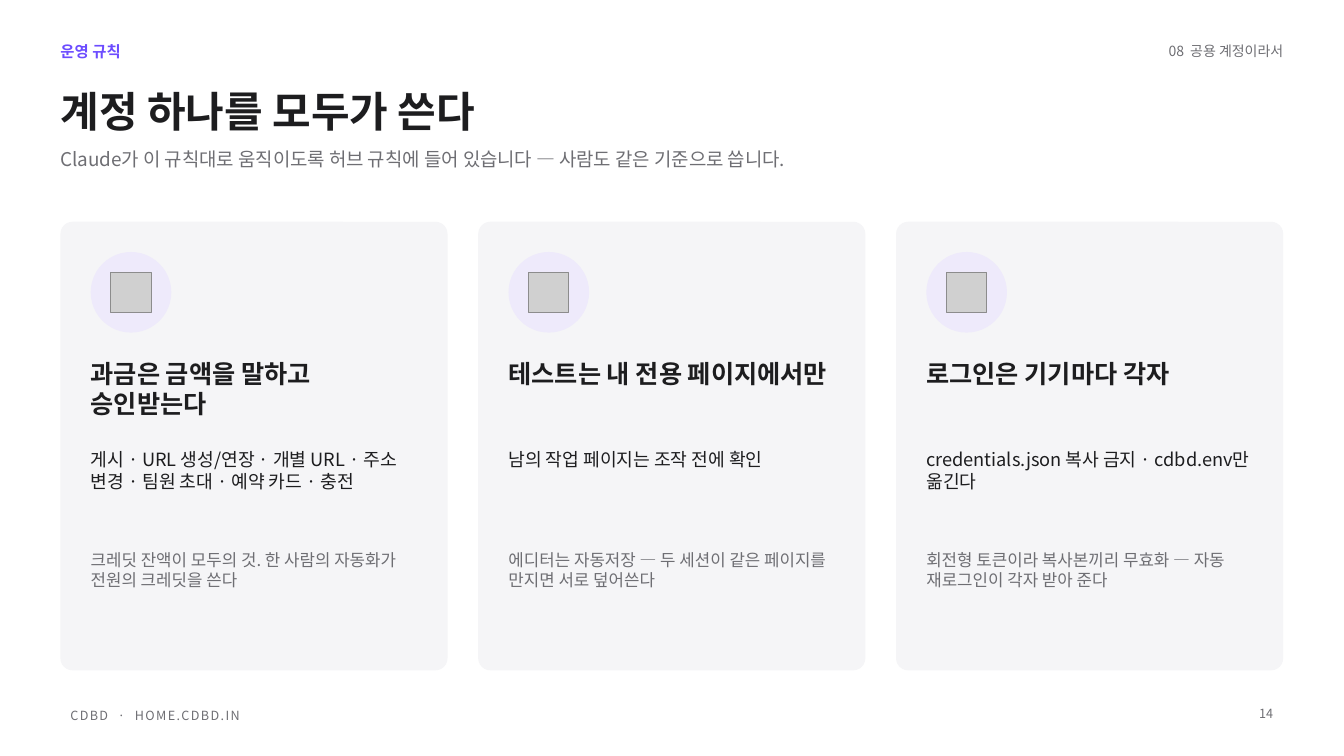
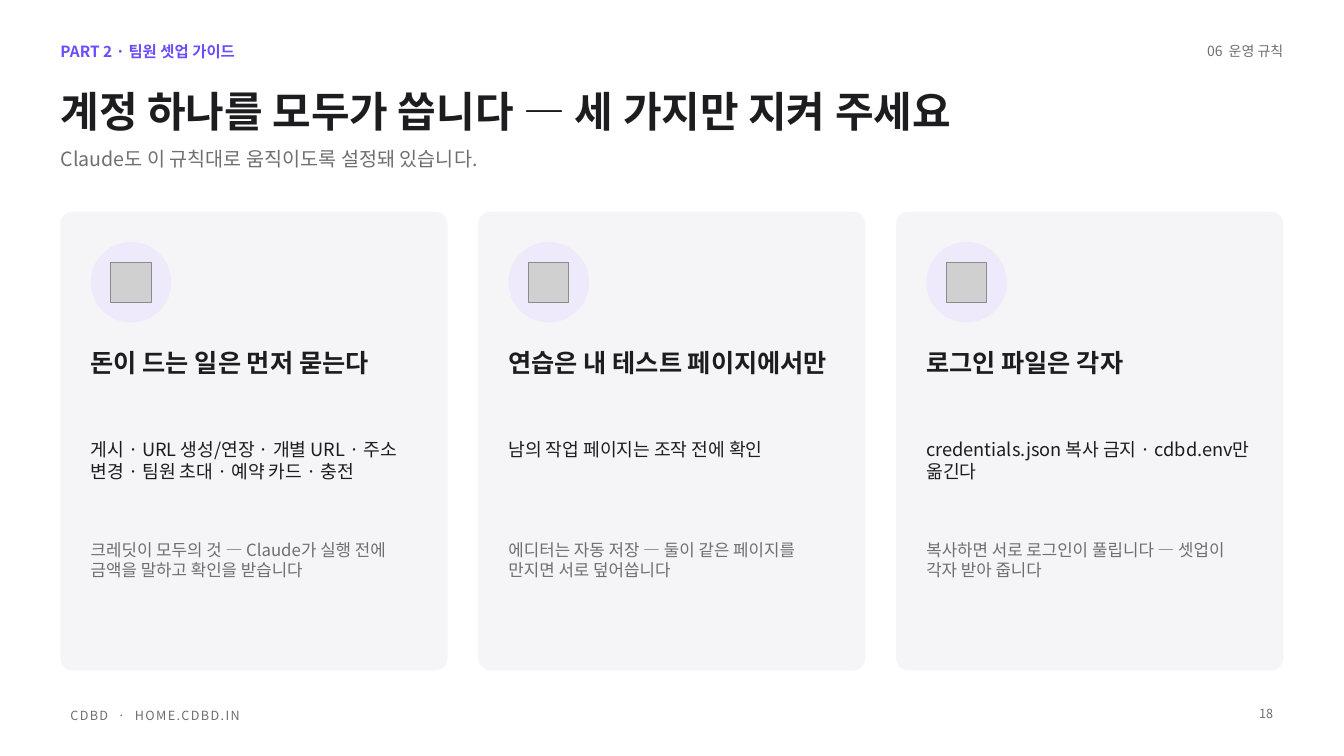
Before and after one commit to CdBd-in/design, a slide deck: slide 18 of _기능별 경로 가이드 — 결과 보고 발표 (2026-10-02).pptx (slide 14 before the commit). Drawn at 1344x756 pixels with LibreOffice and Linux fonts; fonts in the diff are those of the drawing; grey boxes stand for pictures. Boxes give left, top, right and bottom in pixels: in the first picture for what was removed or moved away, otherwise in the second. Text is boxed around its words. In the diff, an @@ line names an element or a change of style, - is before the commit and + after.

```diff
--- a/_기능별 경로 가이드 — 결과 보고 발표 (2026-10-02).pptx
+++ b/_기능별 경로 가이드 — 결과 보고 발표 (2026-10-02).pptx
@@ text added at [60, 44, 235, 59], 11 pt, text #6C4CFF, bold @@
+PART 2 · 팀원 셋업 가이드
@@ text removed at [1169, 44, 1283, 57] @@
-08 공용 계정이라서
@@ text at [1207, 44, 1284, 57]: text changed; size 11 to 10 pt; text colour #6C4CFF to #6E6E73; bold off @@
-운영 규칙
+06 운영 규칙
@@ title at [60, 91, 951, 131]: text changed @@
-계정 하나를 모두가 쓴다
+계정 하나를 모두가 씁니다 — 세 가지만 지켜 주세요
@@ text at [60, 149, 478, 168]: text changed; size 13.5 to 14 pt @@
-Claude가 이 규칙대로 움직이도록 허브 규칙에 들어 있습니다 — 사람도 같은 기준으로 씁니다.
+Claude도 이 규칙대로 움직이도록 설정돼 있습니다.
@@ rounded rectangle: place and size @@
-rounded rectangle at [60, 222, 448, 670]
+rounded rectangle at [60, 212, 448, 670]
@@ rounded rectangle: place and size @@
-rounded rectangle at [479, 222, 866, 670]
+rounded rectangle at [479, 212, 866, 670]
@@ rounded rectangle: place and size @@
-rounded rectangle at [896, 222, 1284, 670]
+rounded rectangle at [896, 212, 1284, 670]
@@ 3 pictures, 3 ellipses: place and size @@
-3 pictures, 3 ellipses at [91, 252, 1007, 333]
+3 pictures, 3 ellipses at [91, 242, 1007, 323]
@@ text at [91, 351, 369, 375]: text changed @@
-과금은 금액을 말하고 승인받는다
+돈이 드는 일은 먼저 묻는다
@@ text at [508, 351, 827, 375]: text changed @@
-테스트는 내 전용 페이지에서만
+연습은 내 테스트 페이지에서만
@@ text at [926, 351, 1123, 375]: text changed @@
-로그인은 기기마다 각자
+로그인 파일은 각자
@@ text "게시 · URL 생성/연장 · ...": place and size @@
-text "게시 · URL 생성/연장 · ..." at [91, 451, 396, 490]
+text "게시 · URL 생성/연장 · ..." at [91, 441, 396, 480]
@@ text "남의 작업 페이지는 조작 전에 ...": place and size @@
-text "남의 작업 페이지는 조작 전에 ..." at [508, 451, 762, 468]
+text "남의 작업 페이지는 조작 전에 ..." at [508, 441, 762, 458]
@@ text "credentials.json 복사 금지 · cdbd.env만 ...": place and size @@
-text "credentials.json 복사 금지 · cdbd.env만 ..." at [926, 451, 1250, 490]
+text "credentials.json 복사 금지 · cdbd.env만 ..." at [926, 441, 1250, 480]
@@ text at [91, 542, 386, 578]: text changed @@
-크레딧 잔액이 모두의 것. 한 사람의 자동화가 전원의 크레딧을 쓴다
+크레딧이 모두의 것 — Claude가 실행 전에 금액을 말하고 확인을 받습니다
@@ text at [508, 542, 795, 578]: text changed @@
-에디터는 자동저장 — 두 세션이 같은 페이지를 만지면 서로 덮어쓴다
+에디터는 자동 저장 — 둘이 같은 페이지를 만지면 서로 덮어씁니다
@@ text at [926, 542, 1224, 578]: text changed @@
-회전형 토큰이라 복사본끼리 무효화 — 자동 재로그인이 각자 받아 준다
+복사하면 서로 로그인이 풀립니다 — 셋업이 각자 받아 줍니다
@@ page number at [1259, 708, 1273, 718]: text changed @@
-14
+18
```
Also in this commit, not shown: 3 other slides changed, 15 slides added, 11 slides removed.
